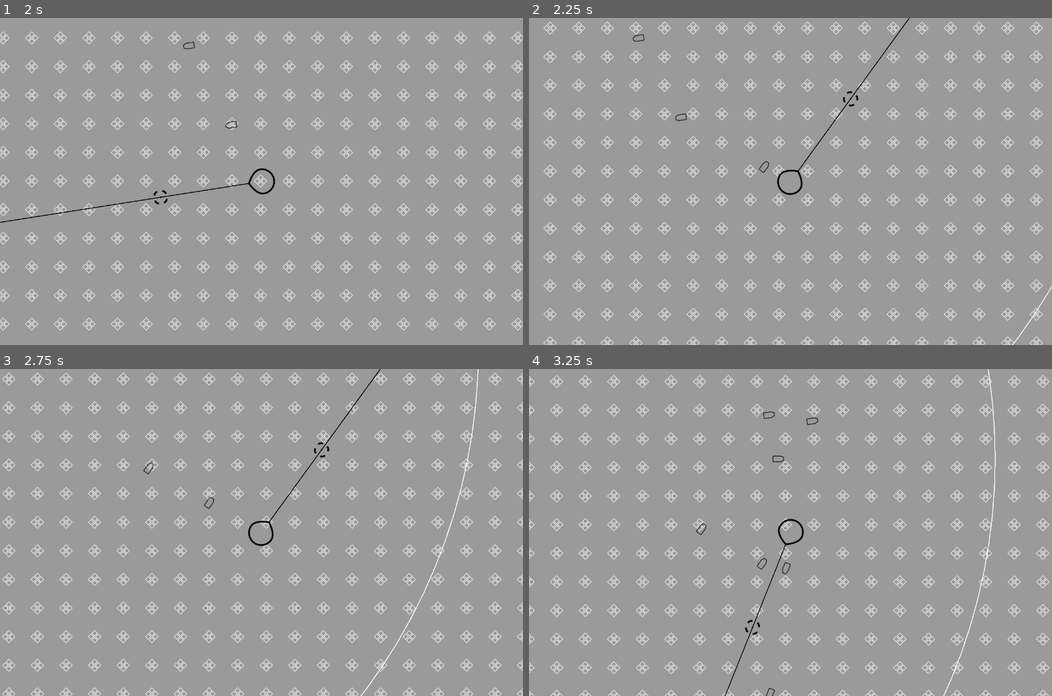
Above: before the commit, frames 1-4 (two rows, left to right).
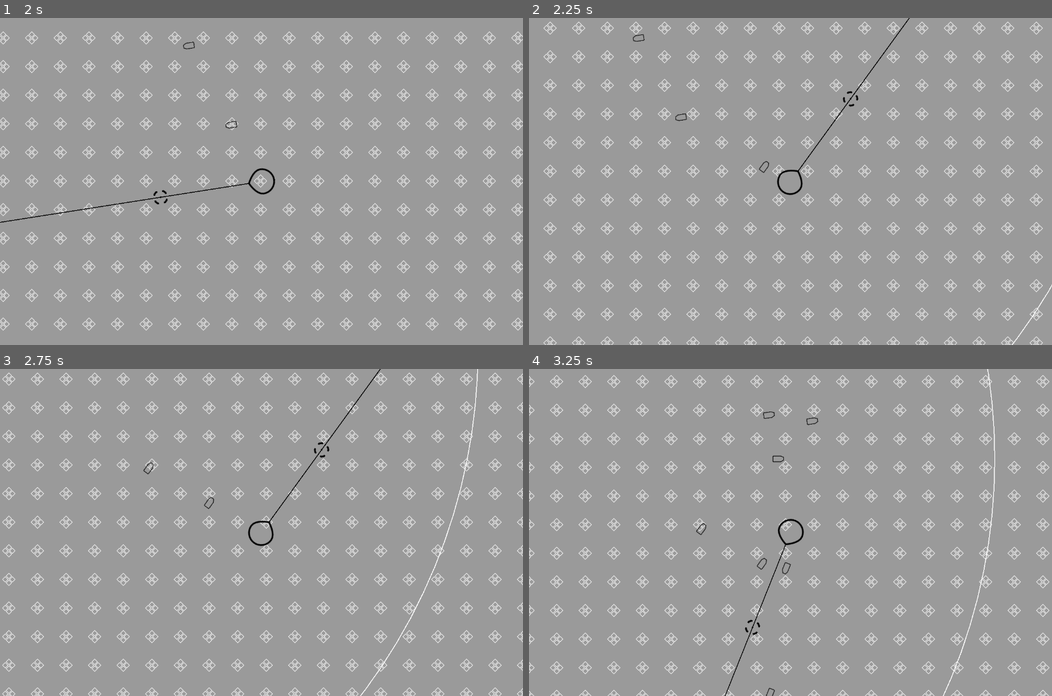
Above: after the commit, the same moments.

Repository: uvmain/zapfour
Game: Godot game, scene res://main/main.tscn
The game is run twice, just before and just after one commit, with the same random seed, the same clock (stepped at 60 frames per second) and the same inputs.
Inputs (mouse positions are in pixels of both pictures, inside the frame that each line leads up to):
- Up to frame 1 (2 s): tap Enter at 0.5 s; move the mouse to (376, 165) at 0.52 s; hold D (player_right) 0.53-1.28 s; move the mouse to (156, 197) at 1.27 s; hold S (player_down) from 1.28 s (still down)
- Up to frame 2 (2.25 s): move the mouse to (842, 109) at 2.02 s; release S (player_down) at 2.03 s; hold D (player_right) from 2.03 s (still down)
- Up to frame 3 (2.75 s): keep holding D (player_right)
- Up to frame 4 (3.25 s): move the mouse to (764, 597) at 2.77 s; release D (player_right) at 2.78 s; hold W (player_up) from 2.78 s (still down)

Frame 1 is identical in both runs. In frame 2, less than 0.1% of the frame differs, in the area x 92-100%, y 81-100%; in frame 3, 0.3%, in the area x 68-92%, y 0-100%; in frame 4, 0.2%.

Commit message:
perimiter uses line2d

Diff:
--- a/perimiter/perimiter.gd
+++ b/perimiter/perimiter.gd
@@ -4,16 +4,25 @@
 @export var width: float = 2.0
 @export var center = Vector2.ZERO
 @export_range(5, 256) var quality: int =32
+@onready var player_collider: CollisionPolygon2D = $PlayerCollider/CollisionPolygon2D
+
+var inner_circle: PackedVector2Array = []
 
 func _ready():
-	# create the collision circle (perimiter) for the player's characterbody2d
-	var player_collider: CollisionPolygon2D = $PlayerCollider.get_child(0)
+	set_perimeter()
+
+
+func set_perimeter(new_width: float = width, new_radius: int = radius):
+	radius = new_radius
+	width = new_width
+	# update the collision circle (perimiter) for the player's characterbody2d
 	var points = get_polygon_points()
 	player_collider.polygon = points
-	# create the bullet deadzone
+	# update the bullet deadzone
 	$PerimiterArea/CollisionShape2D.shape.radius = radius
-	# create the polygon border
-	$BorderPolygon.polygon = points
+	# update the polygon border
+	$Border.set_points(inner_circle)
+	$Border.set_width(width)
 
 func _on_perimiter_area_area_exited(area):
 	if area.is_in_group("Bullets"):
@@ -22,7 +31,7 @@
 
 func get_polygon_points():
 	# based on https://github.com/angrykoala/godot-donut-collision-polygon-2d
-	var inner_circle=get_circle_points()
+	inner_circle=get_circle_points()
 	var outer_circle=get_circle_points(width)
 	inner_circle.reverse()
 	var points: PackedVector2Array = []
--- a/perimiter/perimiter.tscn
+++ b/perimiter/perimiter.tscn
@@ -20,6 +20,6 @@
 
 [node name="CollisionPolygon2D" type="CollisionPolygon2D" parent="PlayerCollider"]
 
-[node name="BorderPolygon" type="Polygon2D" parent="."]
+[node name="Border" type="Line2D" parent="."]
 
 [connection signal="area_exited" from="PerimiterArea" to="." method="_on_perimiter_area_area_exited"]
